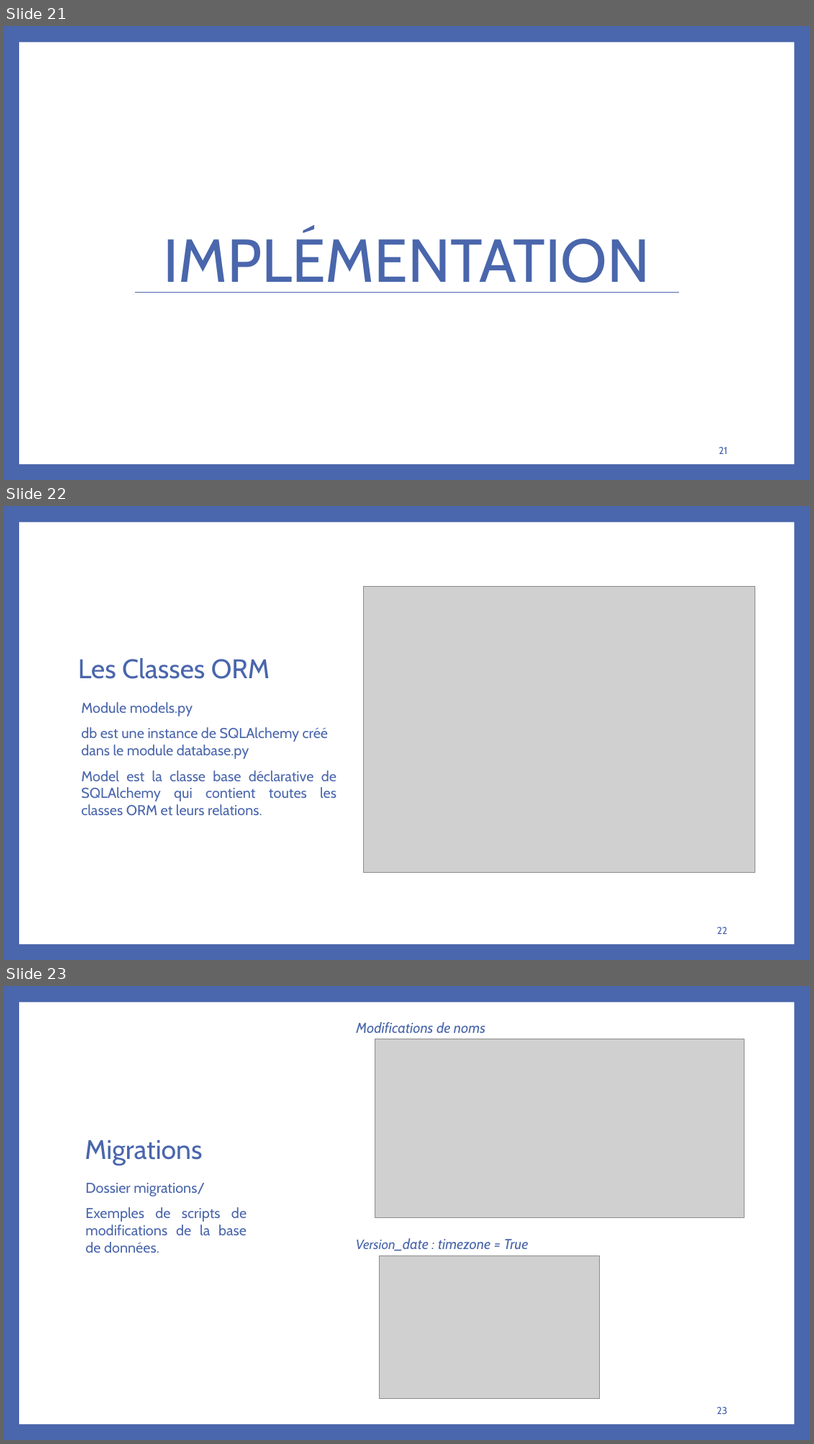
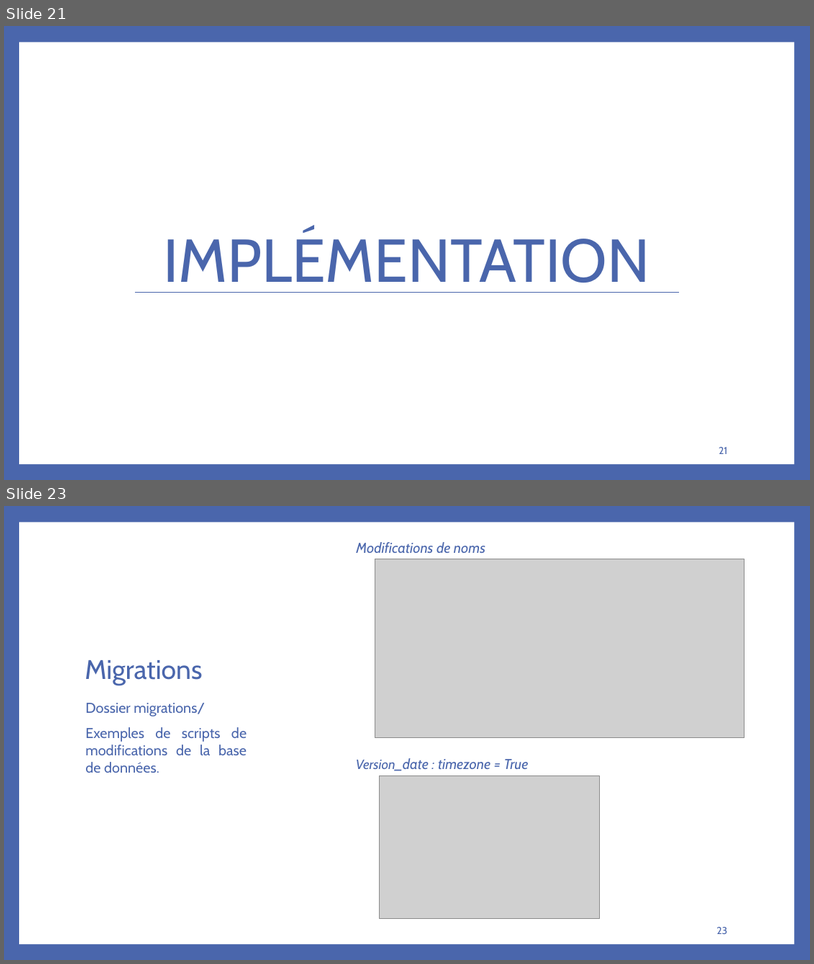
Before and after one commit to bakedpotato191/projet, a slide deck: rapport.PPTX. Shown one above the other, each under a label of ours: slides 21, 22 and 23 before the commit, slides 21 and 23 after it; the slides between them are not shown. The pictures are 814x1444 and 814x964 pixels, drawn with LibreOffice and Linux fonts; fonts in the diff are those of the drawing; grey boxes stand for pictures. Boxes give left, top, right and bottom in pixels: in the first picture for what was removed or moved away, otherwise in the second. Text is boxed around its words. In the diff, an @@ line names an element or a change of style, - is before the commit and + after.

```diff
--- a/rapport.PPTX
+++ b/rapport.PPTX
@@ slide 22 removed at (4, 506, 810, 960), background #4A66AC; not listed: 1 template element that a slide beside it also shows @@
@@ picture removed at (363, 586, 755, 871) @@
@@ title removed at (78, 658, 270, 679) @@
-Les Classes ORM
@@ text removed at (81, 702, 337, 816) @@
-Module models.py
-db est une instance de SQLAlchemy créé dans le module database.py
-Model est la classe base déclarative de SQLAlchemy qui contient toutes les classes ORM et leurs relations.
@@ page number removed at (718, 926, 728, 934) @@
-22
```
Also in this commit, not shown: 2 slides changed, 1 slide added, 32 other files.
